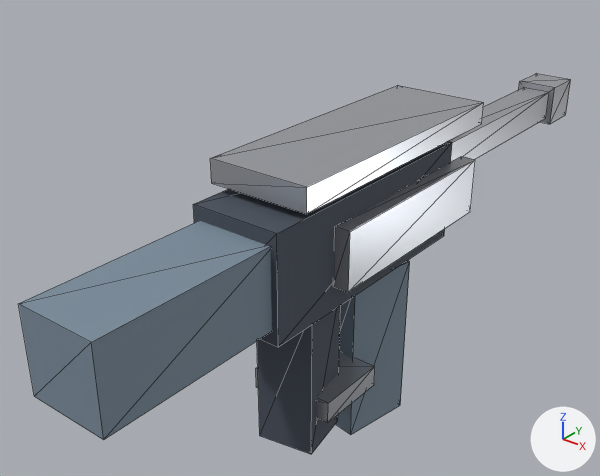
Before and after pictures for a commit that changed the glTF model assets/models/blockbench/weapons/m4.glb.
The view is the same before and after, from a 50 mm camera at (0.65, -0.89, 0.687) aimed at (-0.109, 0.058, 0.099). Every picture has the same lights, and +X, +Y and +Z are marked at lower right. The older version comes first. Mesh edges are drawn as thin lines. Vertices at exactly the same position are counted once.

In view in the first picture: 'm4_armor', 'm4_dark', 'm4_metal'.
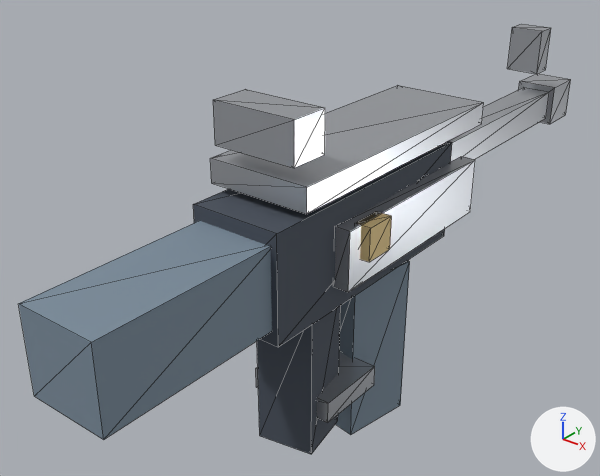
What differs and where, as boxes [x1, y1, x2, y2] in the pictures (600 x 476 px):
```json
{"object": "m4_metal", "change": "reshaped", "before": [210, 73, 571, 423], "after": [210, 24, 571, 423], "on screen": "14% taller"}
{"object": "m4_gold", "change": "added", "after": [358, 212, 392, 262], "on screen": "beige"}
{"part": 1, "of": "me_m4_metal", "change": "added", "after": [213, 89, 325, 168]}
{"part": 2, "of": "me_m4_metal", "change": "added", "after": [508, 24, 551, 74]}
```

Scene script edits in JSON lines:
```json
{"op": "add", "block": "mat_gold", "code": ["mat_gold = principled_material('gold')", "mat_gold.base_color = (0.839, 0.643, 0.306)  # beige #ecd296", "mat_gold.metallic = 0.05", "mat_gold.roughness = 0.78"]}
{"block": "me_m4_metal", "where": "# used by ob_m4_metal; location = (0.0, 0.0, 0.0)"}
{"op": "remove", "block": "me_m4_metal", "code": "me_m4_metal.from_pydata(...)  # 48 vertices, 72 faces; spans x -0.093..0.093, y -0.165..0.76, z -0.087..0.308"}
{"op": "add", "block": "me_m4_metal", "code": "me_m4_metal.from_pydata(...)  # 72 vertices, 108 faces; spans x -0.112..0.093, y -0.17..0.76, z -0.087..0.39"}
{"block": "me_m4_metal", "change": "me_m4_metal part 1: a new loose piece, a box spanning x -0.065..0.065, y -0.17..-0.11, z 0.33..0.39, in mat_metal (light grey #b8bbc1)"}
{"block": "me_m4_metal", "change": "me_m4_metal part 2: a new loose piece, a box spanning x -0.03..0.03, y 0.6..0.64, z 0.28..0.36, in mat_metal (light grey #b8bbc1)"}
{"block": "me_m4_metal", "change": "other edits to the shape of me_m4_metal do not show in these pictures"}
{"op": "add", "block": "me_m4_gold", "code": ["me_m4_gold = bpy.data.meshes.new('m4_gold')", "me_m4_gold.from_pydata(...)  # a box spanning x 0.0825..0.1075, y -0.065..-0.015, z 0.175..0.225", "me_m4_gold.materials.append(mat_gold)  # beige #ecd296"]}
{"op": "add", "block": "ob_m4_gold", "code": ["ob_m4_gold = bpy.data.objects.new('m4_gold', me_m4_gold)", "ob_m4_gold.location = (0.0, 0.0, 0.0)"]}
```
